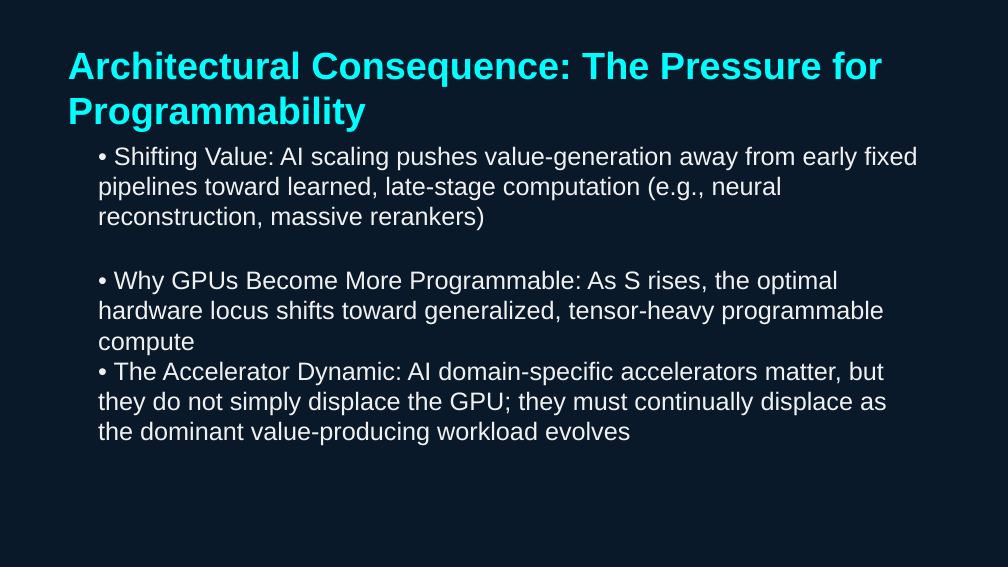
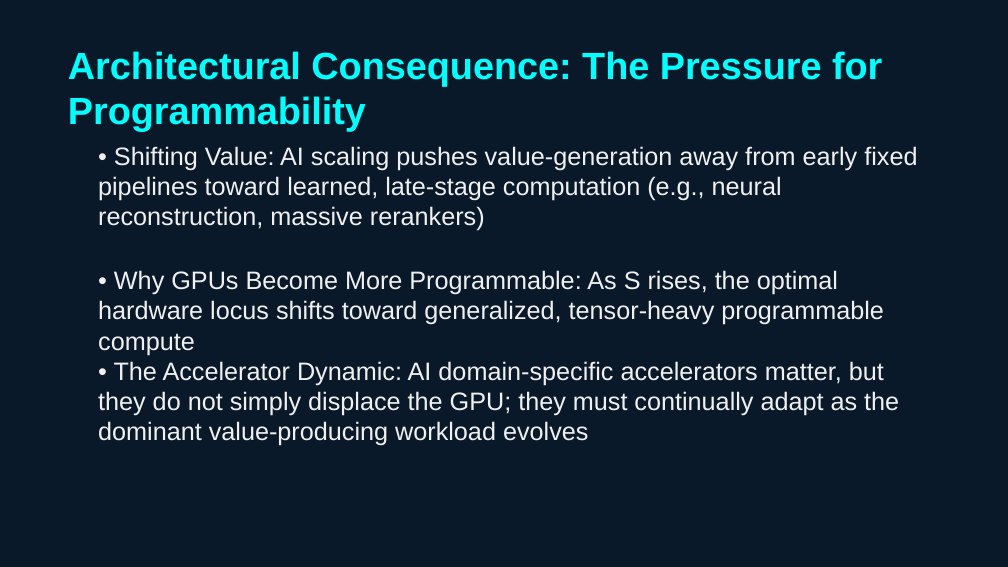
Before and after one commit to chienpinglu/The_AI_Progress_Blueprint, a slide deck: slide 14 of The_AI_Progress_Blueprint.pptx. Drawn at 1008x567 pixels with LibreOffice and Linux fonts; fonts in the diff are those of the drawing. Boxes give left, top, right and bottom in pixels: in the first picture for what was removed or moved away, otherwise in the second. Text is boxed around its words. In the diff, an @@ line names an element or a change of style, - is before the commit and + after.

```diff
--- a/The_AI_Progress_Blueprint.pptx
+++ b/The_AI_Progress_Blueprint.pptx
@@ text at [98, 361, 899, 446]: text changed @@
-• The Accelerator Dynamic: AI domain-specific accelerators matter, but they do not simply displace the GPU; they must continually displace as the dominant value-producing workload evolves
+• The Accelerator Dynamic: AI domain-specific accelerators matter, but they do not simply displace the GPU; they must continually adapt as the dominant value-producing workload evolves
```
Also in this commit, not shown: 8 other slides changed, 1 other file.
